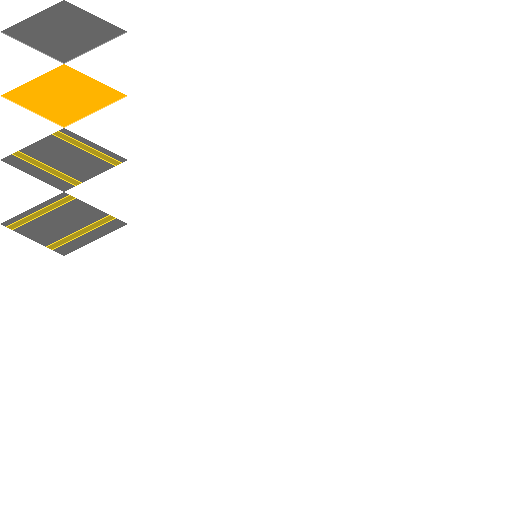
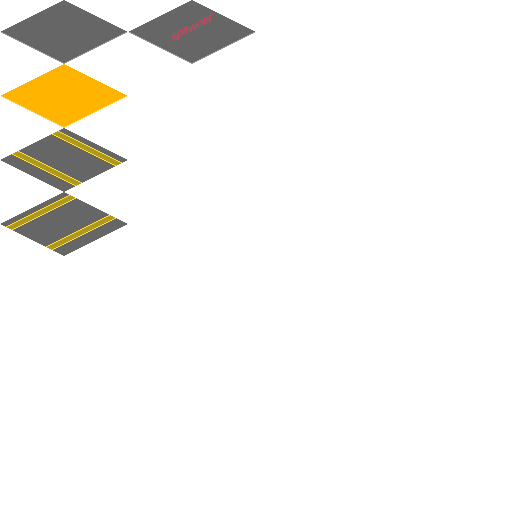
Revision of a layered 512 x 512 image; what changed, layer by layer:
added layer "spawner" above "Layer 3 copy" over [172, 14, 213, 41]
added layer "Layer 3 copy" above "Layer 3" over [129, 0, 255, 64]
